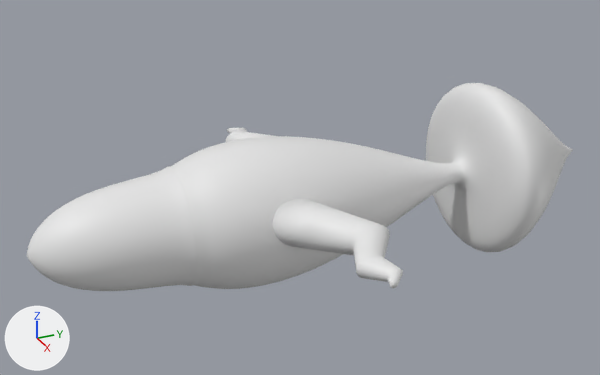
The glTF model frontend/public/fish264.glb, before and after one commit.
Rendered twice from a camera (50 mm lens) standing at (14.97, -10.57, 7.85) and looking at (-0.4, -3.66, 0.17). Lighting does not change. The marker at lower left points along +X, +Y and +Z. The picture after the commit comes second. Vertices at exactly the same position are counted once.

The older version as bpy lines, for what is in view:
```python
me_headmesh2_126 = bpy.data.meshes.new('HeadMesh2.126')
me_headmesh2_126.from_pydata(...)  # 7169 vertices, 14326 faces; spans x -4.23..4.23, y -9.6..3.68, z -2.05..2.05
# faces by material slot: [5920, 5368, 3038]
me_headmesh2_126.materials.append(mat_headmaterial_488)  # white #e7e7e7
me_headmesh2_126.materials.append(mat_bodymaterial_488)  # white #e7e7e7
me_headmesh2_126.materials.append(mat_tailmaterial_488)  # white #e7e7e7
ob_fish = bpy.data.objects.new('Fish', me_headmesh2_126)
ob_fish.location = (0.0, 0.0, 0.0)
```
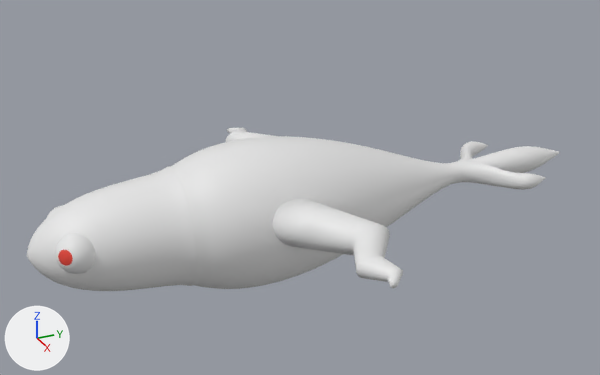
Location of each change, [x1, y1, x2, y2] in pixels of the pictures (600 x 375 px):
'Fish', reshaped (22% shorter): before [27, 83, 573, 291]; after [27, 128, 559, 291]
part 1 of me_headmesh2_126, added: after [55, 233, 95, 274]
part 2 of me_headmesh2_126, cut back: before [426, 83, 573, 252]; after [452, 141, 559, 190]

The change in detail:
Material 'Material.525' (mat_material_525) is new.
Its base color is (0.8, 0.0586, 0.0378) (red #e74437).
Material 'TailMaterial.262' (mat_tailmaterial_262) is new.
Its base color is (0.8, 0.8, 0.8) (white #e7e7e7).
me_headmesh2_126 is used by ob_fish; location (0.0, 0.0, 0.0).
me_headmesh2_126 had 7169 vertices, 14326 faces and spanned x -4.23..4.23, y -9.6..3.68, z -2.05..2.05.
me_headmesh2_126 now has 10884 vertices, 21815 faces and spans x -4.23..4.23, y -9.6..3.27, z -1.57..1.57.
me_headmesh2_126 part 1: a new loose piece of 482 vertices spanning x 0.22..1.03, y -9.14..-8.33, z -0.21..0.59.
me_headmesh2_126 part 2: 1490 vertices removed from x -2.05..2.05, y 0.18..3.68, z -2.05..2.05; 4241 vertices added at x -1.28..1.28, y 0.15..3.27, z -0.33..0.33.
Other edits to the shape of me_headmesh2_126 do not show in these pictures.
me_headmesh2_126 gains material mat_material_525 (red #e74437).
me_headmesh2_126 gains material mat_tailmaterial_262 (white #e7e7e7).
